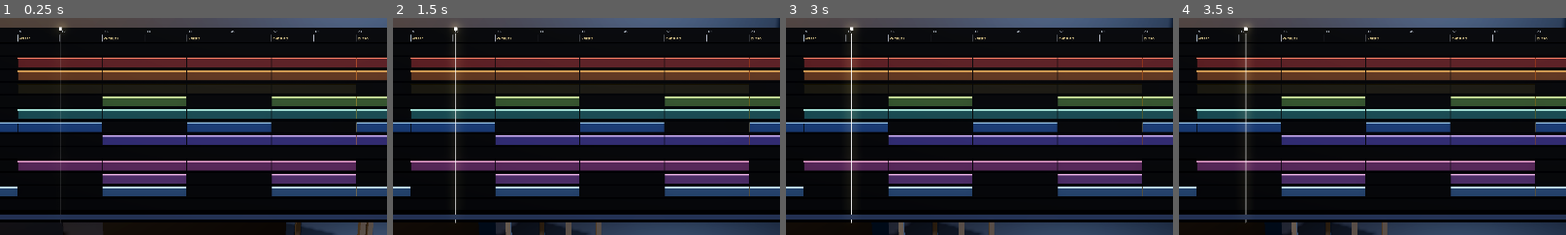
Above: before the commit, frames 1-4 (left to right).
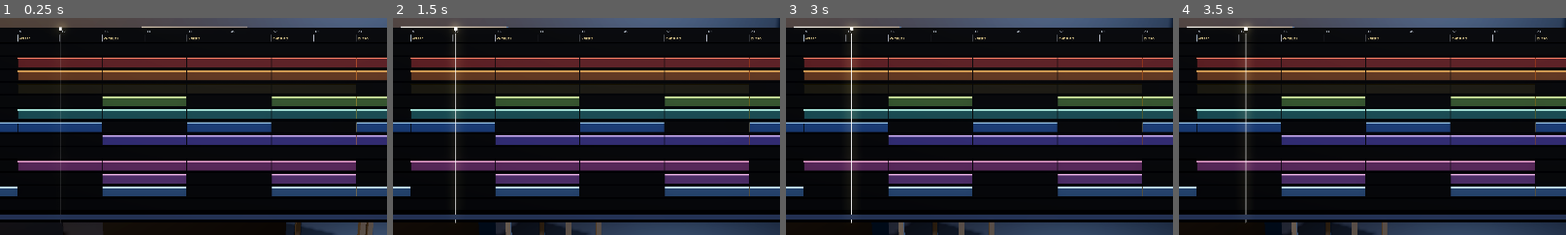
Above: after the commit, the same moments.

Repository: jacob-sabella/gd-dawlings
Game: Godot game, scene res://scenes/bootstrap.tscn
The game is run twice, just before and just after one commit, with the same random seed, the same clock (stepped at 60 frames per second) and the same inputs.
Inputs (mouse positions are % of the whole screen's width and height, from its top left):
- Up to frame 1 (0.25 s): no input
- Up to frame 2 (1.5 s): tap Enter at 0.5 s; move the mouse to (72, 45) at 0.52 s; hold D 0.53-1.25 s; tap Tab at 0.6 s; click (72, 45) at 0.67 s; drag from (30, 55) to (45, 70) at 1.27 s
- Up to frame 3 (3 s): click "SCREEN" at 2 s; click "ROOM" at 2.75 s
- Up to frame 4 (3.5 s): no input
The pictures show only the part of the screen within x 25-75%, y 25-75%; the shares and areas given below are measured in that part.

The runs differ from the first frame. In frame 1, 0.1% of the frame differs, in the area x 36-64%, y 4-5%; in frame 2, 0.2%; in frame 3, 0.2%, in the area x 2-30%, y 3-5%; in frame 4, 0.2%.

Commit message:
One tab clipped to nothing, and the one piece of gear with no furniture under it

Diff:
--- a/hardware/transport/tape_deck.gd
+++ b/hardware/transport/tape_deck.gd
@@ -270,6 +270,12 @@
 		_adopt(run)
 		_tape_runs.append(run)
 	_lay_run(_tape_runs[1], Vector2(-GUIDE_X, PATH_Y), Vector2(GUIDE_X, PATH_Y))
+	# And the two outer runs NOW, not on the first _process. A run's mesh is a unit-length box
+	# that the transform shrinks to size, so an unlaid run is a one-metre plank lying across
+	# the deck -- and `rebuilt` fires between the rebuild and the first pack update, which is
+	# exactly when the grab handle measures the surface to decide where its edge is. The handle
+	# ended up floating a foot to the right of the machine, attached to nothing.
+	_update_packs()
 
 
 ## Stretch one run between two points on the faceplate. The mesh is a unit-length box and the
--- a/scenes/studio.gd
+++ b/scenes/studio.gd
@@ -27,6 +27,13 @@
 const ROOM_WIDTH := 6.4
 const ROOM_DEPTH := 5.0
 const WALL_HEIGHT := 2.8
+## The stand that carries the timeline. Its top sits just under the panel's lower edge, which
+## is why it is a constant rather than a number in two places: move the timeline and this has
+## to follow or the panel floats again, one centimetre higher.
+const TIMELINE_Y := 1.62
+const TIMELINE_Z := -1.02
+const TIMELINE_STAND_TOP := 1.46
+const TIMELINE_STAND_Z := TIMELINE_Z - 0.04
 
 ## Set by whoever builds the studio, BEFORE adding it to the tree. The medium is not a rendering
 ## detail: it decides whether this participant gets a floor and furniture at all, and a studio
@@ -227,6 +234,43 @@
 			post.material_override = Materials.brushed_metal()
 			studio_set.add_child(post)
 
+	# A stand under the timeline, which until now hung in the air.
+	#
+	# It is the only thing in the room that did. The rack has a plinth, the deck a trolley, the
+	# bay a bridge, the console its own carcass -- and then a metre of lit panel floating at
+	# head height with nothing holding it. In a close-up that reads as a screen. In a wide shot
+	# of the room it reads as the one object that is software, which is the single thing this
+	# project is trying not to be.
+	#
+	# Two legs and a crossbar, deliberately the same vocabulary as the patchbay bridge rather
+	# than a new idea: a room furnished out of three kinds of part looks like a room, and one
+	# furnished out of six looks like a kit.
+	for side in [-1.0, 1.0]:
+		var leg := MeshInstance3D.new()
+		var leg_mesh := BoxMesh.new()
+		leg_mesh.size = Vector3(0.035, TIMELINE_STAND_TOP, 0.05)
+		leg.mesh = leg_mesh
+		leg.position = Vector3(side * 0.36, TIMELINE_STAND_TOP * 0.5, TIMELINE_STAND_Z)
+		leg.material_override = Materials.chassis()
+		studio_set.add_child(leg)
+
+		# A foot, because a 35mm post standing on a floor is a post that fell over a moment ago.
+		var foot := MeshInstance3D.new()
+		var foot_mesh := BoxMesh.new()
+		foot_mesh.size = Vector3(0.10, 0.022, 0.22)
+		foot.mesh = foot_mesh
+		foot.position = Vector3(side * 0.36, 0.011, TIMELINE_STAND_Z)
+		foot.material_override = Materials.chassis()
+		studio_set.add_child(foot)
+
+	var crossbar := MeshInstance3D.new()
+	var crossbar_mesh := BoxMesh.new()
+	crossbar_mesh.size = Vector3(0.79, 0.028, 0.09)
+	crossbar.mesh = crossbar_mesh
+	crossbar.position = Vector3(0, TIMELINE_STAND_TOP + 0.014, TIMELINE_STAND_Z)
+	crossbar.material_override = Materials.brushed_metal()
+	studio_set.add_child(crossbar)
+
 
 func _build_anchors() -> void:
 	# The head and the hands differ by medium; everything downstream of them does not. That is
@@ -313,7 +357,7 @@
 	# it is written anyway so that choosing ROOM does not drop it at the origin.
 	timeline = TimelineSurface.new()
 	timeline.name = "Timeline"
-	timeline.position = Vector3(0, 1.62, -1.02)
+	timeline.position = Vector3(0, TIMELINE_Y, TIMELINE_Z)
 	studio_set.add_child(timeline)
 	mount.register(timeline)
 
--- a/tests/run_tests.gd
+++ b/tests/run_tests.gd
@@ -66,6 +66,7 @@
 	_test_a_banked_control_still_moves()
 	_test_nothing_on_a_faceplate_overlaps_or_overhangs()
 	_test_the_tape_leaves_the_pack_where_the_pack_is()
+	_test_every_grab_tab_is_clipped_to_its_own_gear()
 	_test_a_surface_cannot_ask_what_it_is_looking_through()
 	_test_a_rack_unit_reaches_every_parameter()
 
@@ -2224,6 +2225,62 @@
 	deck.queue_free()
 
 
+func _test_every_grab_tab_is_clipped_to_its_own_gear() -> void:
+	# A grab tab is placed from the surface's content box, ONCE, when the surface says it has
+	# rebuilt. So anything that is the wrong size at that instant parks the tab somewhere it
+	# does not belong -- and nothing complains, because the tab is correct relative to a box
+	# that no longer exists.
+	#
+	# That is not hypothetical. The tape path's runs are unit-length boxes that a transform
+	# shrinks to size, and the two outer runs were left unlaid until the first frame. `rebuilt`
+	# fires before that frame, so the handle measured a deck with two one-metre planks across
+	# it and ended up floating a foot to its right, attached to nothing. Found in a wide shot
+	# of the room; invisible in every close-up, because it is outside every close-up.
+	DAW.use(OfflineBackend.new())
+	var studio := Studio.new()
+	studio.medium = Presentation.Medium.SCREEN
+	add_child(studio)
+
+	# Stepped a frame first, and this is the whole point of the test rather than setup. The
+	# handle is placed during the rebuild; anything a surface settles AFTER that -- the tape
+	# runs are laid in the same frame, just later -- is a box the handle never saw. Measuring
+	# without stepping compares the handle against the same wrong box it was placed from, and
+	# the first version of this test passed the bug for exactly that reason.
+	for node in studio.find_children("*", "Node3D", true, false):
+		if node is Surface:
+			(node as Surface)._process(0.0)
+
+	var handles := studio.find_children("*", "Node3D", true, false).filter(
+			func(n): return n is SurfaceHandle)
+	check("the studio hangs a tab on every surface", handles.size() >= 5)
+
+	for node in handles:
+		var handle: SurfaceHandle = node
+		var surface := handle.surface
+		check("a tab knows what it is clipped to", surface != null)
+		if surface == null:
+			continue
+		var bounds := surface.content_aabb()
+		if bounds.size.x <= 0.0:
+			continue
+		var edge := bounds.end.x
+		var over := handle.position.x - edge
+		# Outside the gear, because a tab buried in a fader bank cannot be aimed at. Loose at
+		# the bottom end by a few millimetres: a surface whose content moves after it is built
+		# -- a playhead, a tape run -- grows its own box slightly under a tab already placed.
+		check("%s's tab is not buried in it (%.1fmm past the edge)" % [surface.name, over * 1000.0],
+				over > -0.006)
+		# And ON it. The bug this exists for put the tape deck's tab 388mm past the edge of a
+		# 474mm machine, which no margin explains.
+		check("%s's tab is clipped to the edge, not floating beside it (%.1fmm out)"
+				% [surface.name, over * 1000.0], over < 0.060)
+		# At mid height, which is the framing constraint SurfaceHandle.reposition documents.
+		check("%s's tab sits at the middle of it" % surface.name,
+				absf(handle.position.y - bounds.get_center().y) < 0.020)
+
+	studio.queue_free()
+
+
 func _test_an_unfilled_rack_bay_is_blanked_off() -> void:
 	DAW.use(OfflineBackend.new())
 	var rack := RackSurface.new()
Not shown, changed: docs/loop_backlog.md
